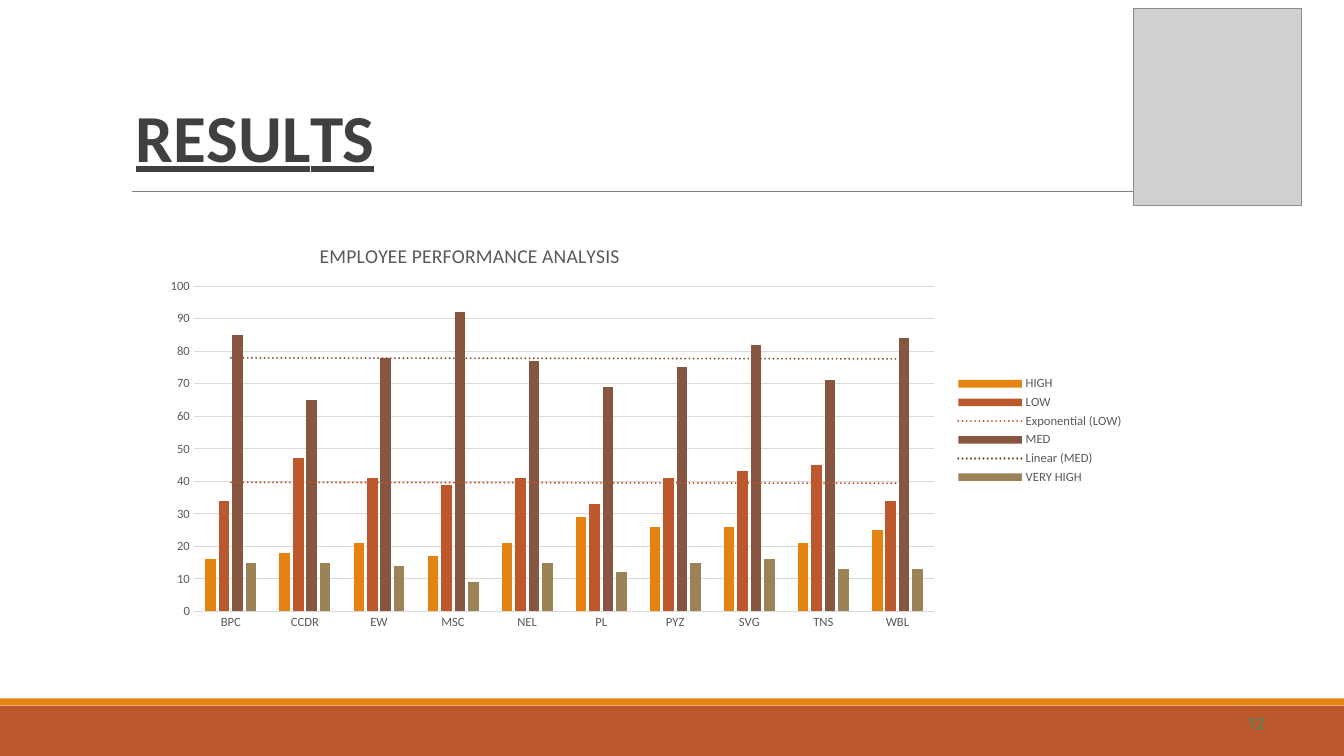
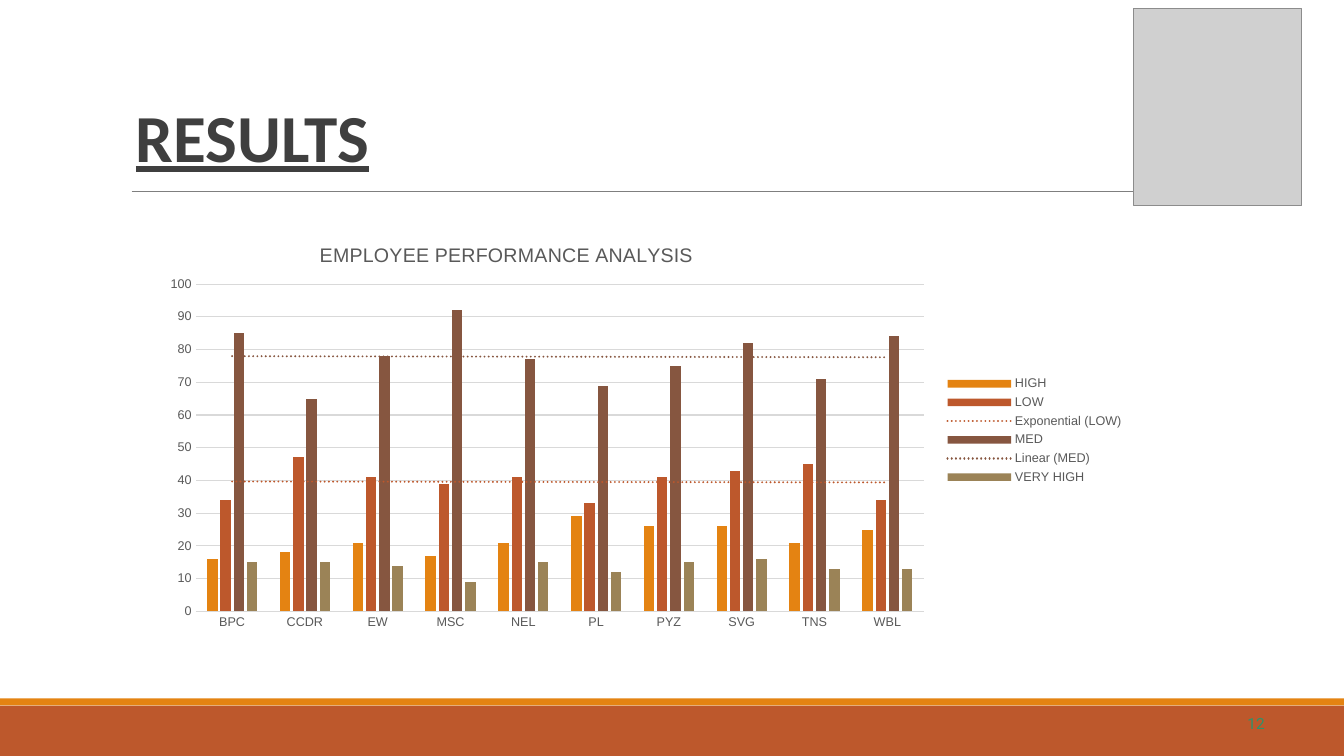
Before and after one commit to Shakthi1924/TNSDCshakthi, a slide deck: slide 12 of SHAKTHI SHRI V NM PROJECT (1).pptx. Drawn at 1344x756 pixels with LibreOffice and Linux fonts; fonts in the diff are those of the drawing; grey boxes stand for pictures; background and template pictures are left out. Boxes give left, top, right and bottom in pixels: in the first picture for what was removed or moved away, otherwise in the second. Text is boxed around its words. In the diff, an @@ line names an element or a change of style, - is before the commit and + after.

```diff
--- a/SHAKTHI SHRI V NM PROJECT (1).pptx
+++ b/SHAKTHI SHRI V NM PROJECT (1).pptx
@@ title "RESULTS" at (136,118,370,172): text colour #404040 to #3F3F3F; letter spacing -0.5 to 0 pt, letter spacing -0.4 to 0 pt, letter spacing 0.1 to 0 pt, letter spacing -0.3 to 0 pt, letter spacing -4 to 0 pt in "RESULTS"; less space between paragraphs @@
@@ column chart at (151,223,1134,638) @@
@@ legend changed @@
@@ category axis changed @@
@@ value axis changed @@
@@ lettering changed @@
```
Also in this commit, not shown: 12 other slides changed.
